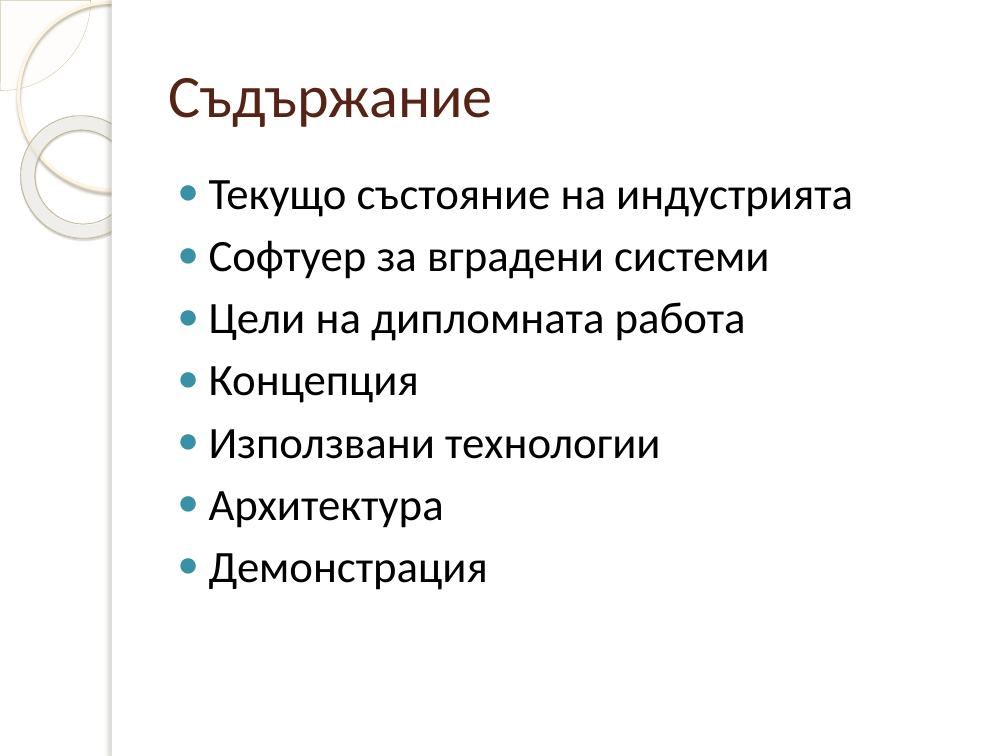
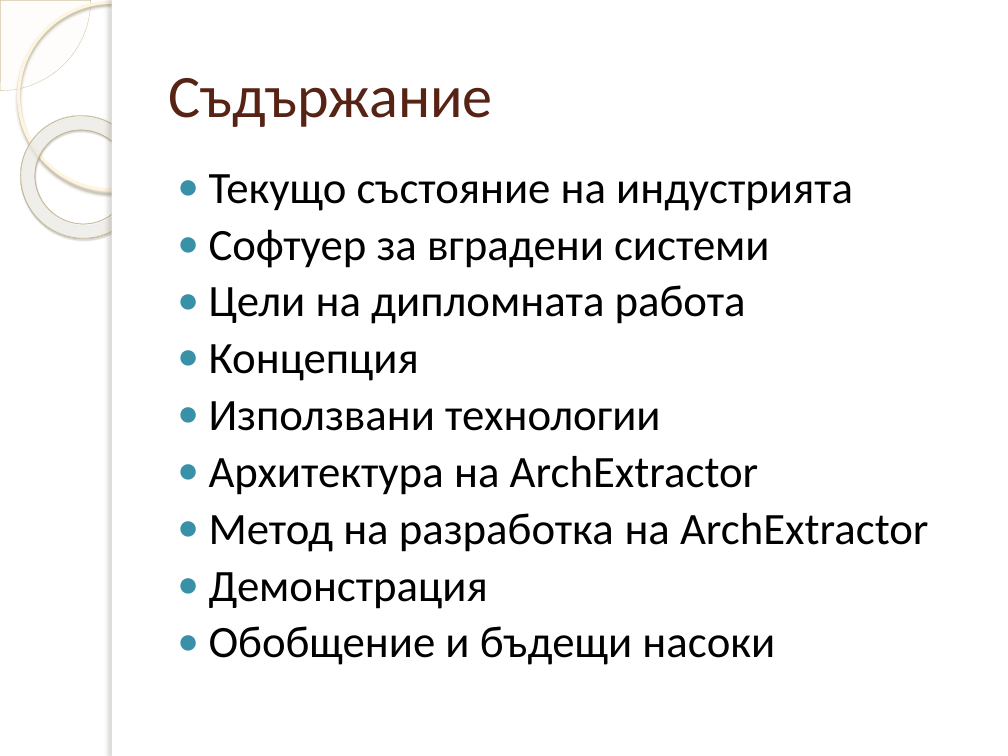
Before and after one commit to dmanev/ArchExtractor, a slide deck: slide 2 of ArchExtractor/doc/Presentation.pptx. Drawn at 1008x756 pixels with LibreOffice and Linux fonts; fonts in the diff are those of the drawing; background and template pictures are left out. Boxes give left, top, right and bottom in pixels: in the first picture for what was removed or moved away, otherwise in the second. Text is boxed around its words. In the diff, an @@ line names an element or a change of style, - is before the commit and + after.

```diff
--- a/ArchExtractor/doc/Presentation.pptx
+++ b/ArchExtractor/doc/Presentation.pptx
@@ text at box(209, 174, 853, 609): line spacing 1 to 0.9 @@
@@ text at box(209, 456, 929, 552): text changed @@
-● Архитектура
+● Архитектура на ArchExtractor
+● Метод на разработка на ArchExtractor
@@ text at box(209, 626, 775, 665): paragraph added @@
+● Обобщение и бъдещи насоки
```
Also in this commit, not shown: 5 other slides changed, 8 slides added, 3 other files.
